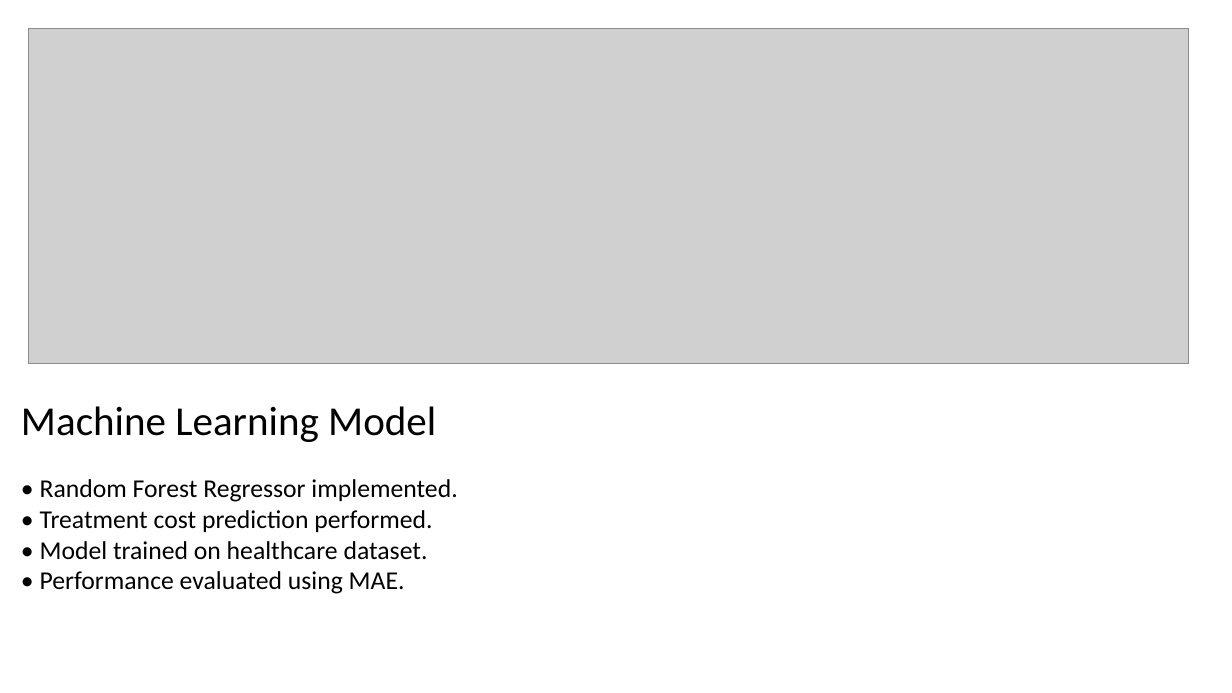
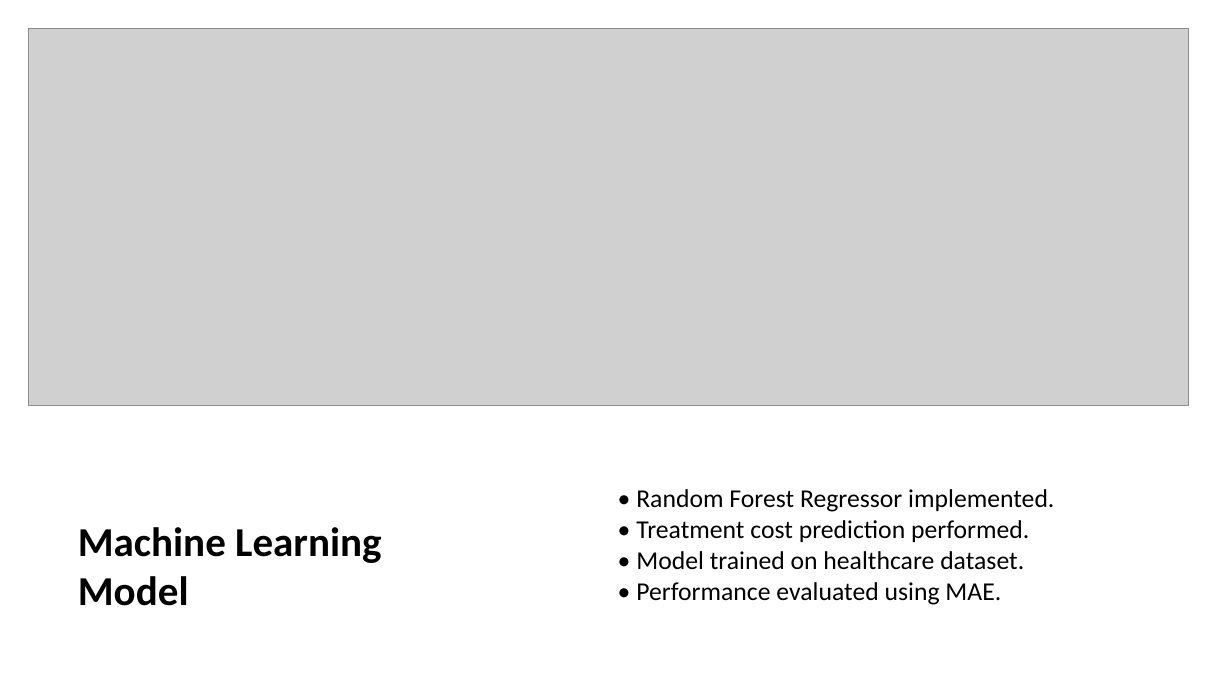
Before and after one commit to arpit-systems/healthcare-analytics-pipeline, a slide deck: slide 11 of PGDDE_Capstone_Healthcare_Analytics_Pipeline_IITJ.pptx (slide 9 before the commit). Drawn at 1232x693 pixels with LibreOffice and Linux fonts; fonts in the diff are those of the drawing; grey boxes stand for pictures. Boxes give left, top, right and bottom in pixels: in the first picture for what was removed or moved away, otherwise in the second. Text is boxed around its words. In the diff, an @@ line names an element or a change of style, - is before the commit and + after.

```diff
--- a/PGDDE_Capstone_Healthcare_Analytics_Pipeline_IITJ.pptx
+++ b/PGDDE_Capstone_Healthcare_Analytics_Pipeline_IITJ.pptx
@@ picture: place and size @@
-picture at box(29, 29, 1189, 363)
+picture at box(29, 29, 1189, 405)
@@ text at box(21, 406, 436, 442): paragraph removed @@
-Machine Learning Model
@@ text "• Random Forest Regressor implemented.": place and size @@
-text "• Random Forest Regressor implemented." at box(21, 406, 457, 594)
+text "• Random Forest Regressor implemented." at box(636, 489, 1054, 605)
@@ text added at box(78, 527, 381, 606), 32 pt, text #000000, bold @@
+Machine Learning Model
```
Also in this commit, not shown: 8 other slides changed, 3 slides added, 3 other files.
